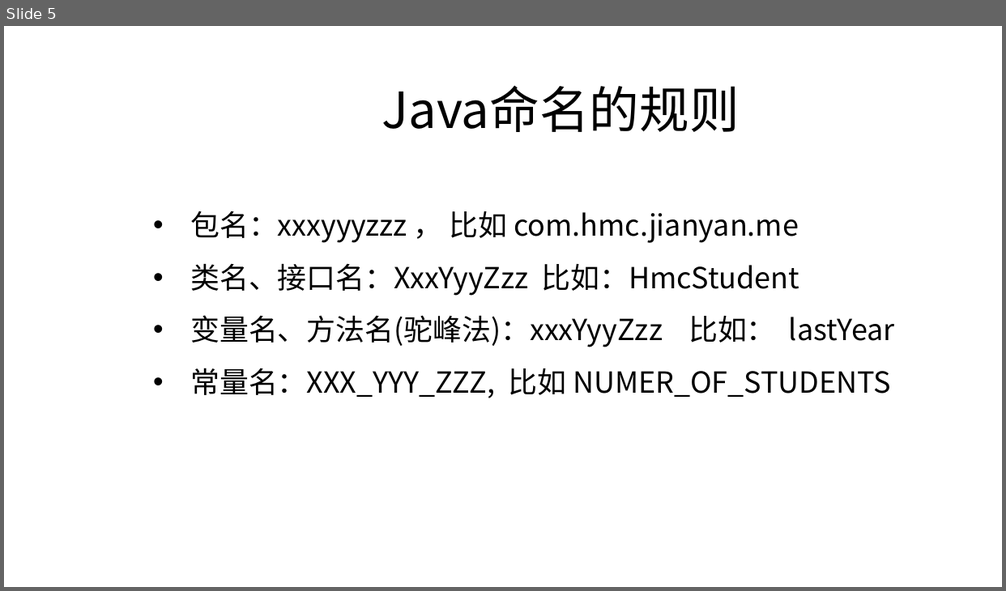
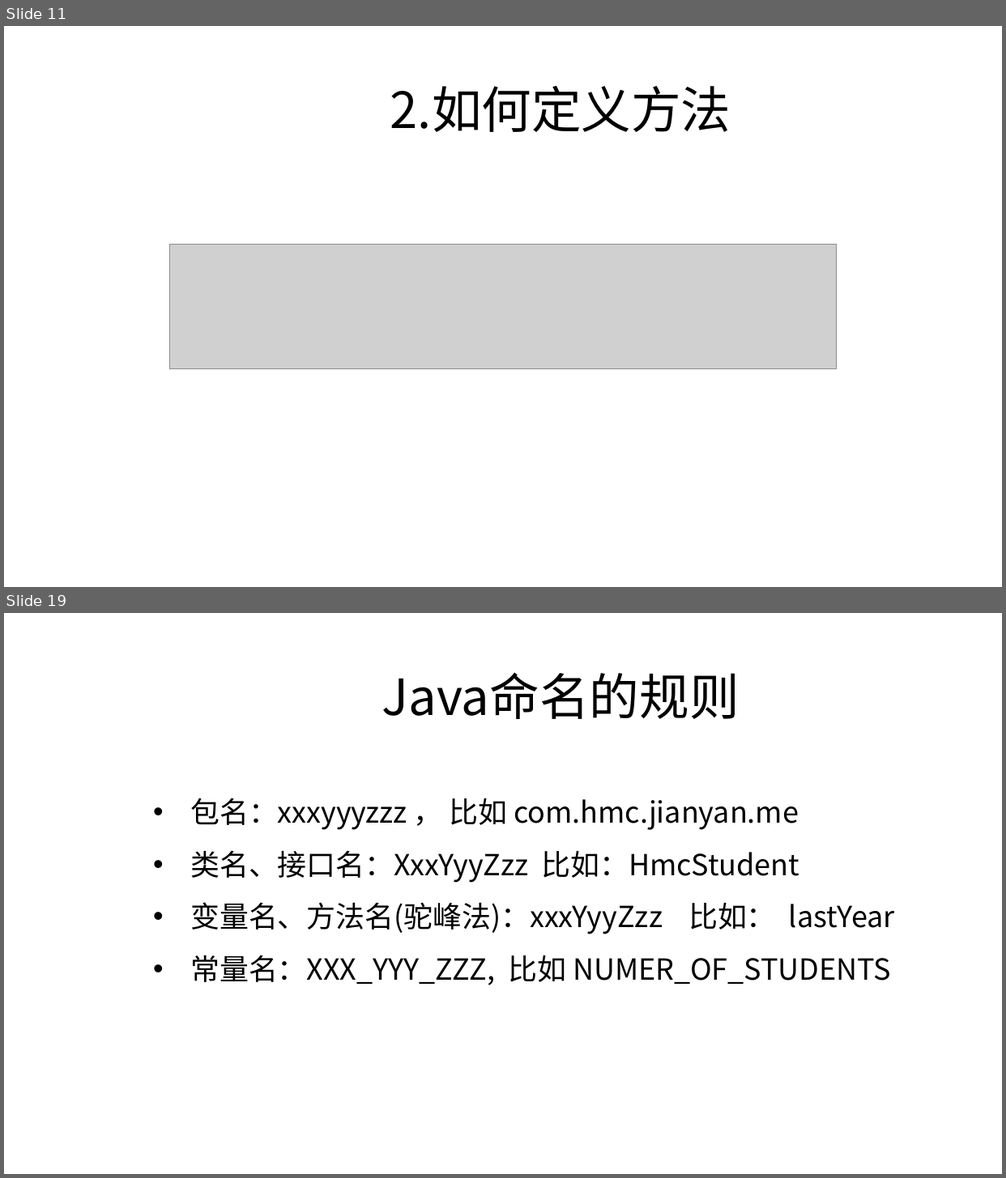
Before and after one commit to zjyesir/hmc_java_1, a slide deck: ppt/2.3 方法.pptx. Shown one above the other, each under a label of ours: slide 5 before the commit, slides 11 and 19 after it; the slides between them are not shown. The pictures are 1006x591 and 1006x1178 pixels, drawn with LibreOffice and Linux fonts; fonts in the diff are those of the drawing; grey boxes stand for pictures; background and template pictures are left out. Boxes give left, top, right and bottom in pixels: in the first picture for what was removed or moved away, otherwise in the second. Text is boxed around its words. In the diff, an @@ line names an element or a change of style, - is before the commit and + after.

```diff
--- a/ppt/2.3 方法.pptx
+++ b/ppt/2.3 方法.pptx
@@ slide 11 added at [4,26,1002,587], background picture (left out) @@
@@ text added at [390,86,731,132], 48 pt, text #000000 @@
+2.如何定义方法
@@ picture added at [169,245,837,369] @@
@@ what was slide 5 is now slide 19 @@
```
Also in this commit, not shown: 3 slides changed, 14 other slides added, 1 slide removed, 1 other file.
